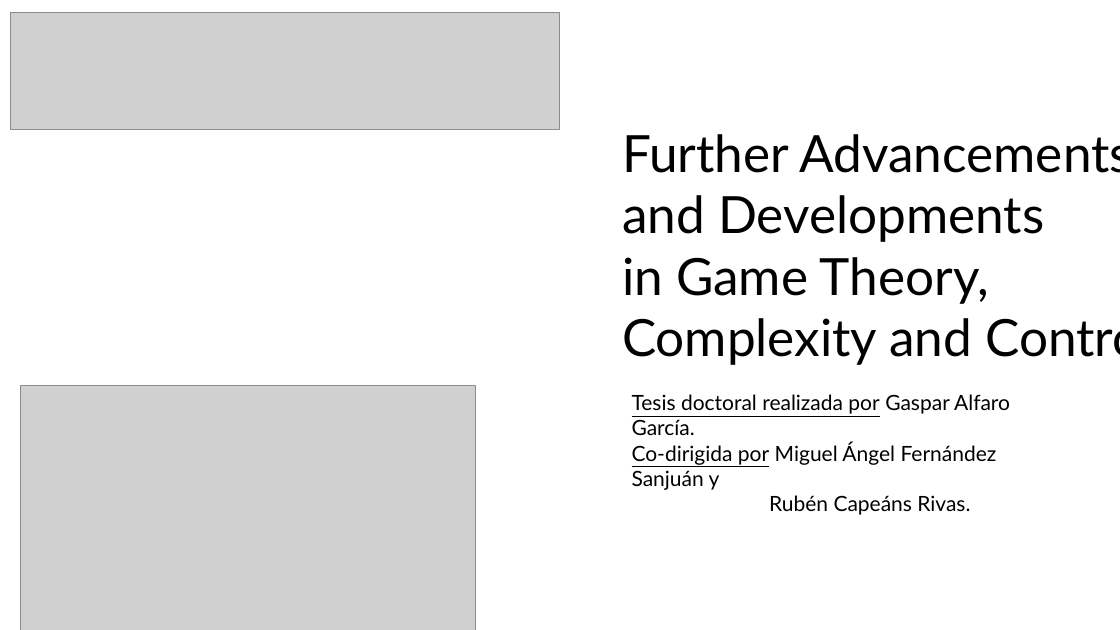
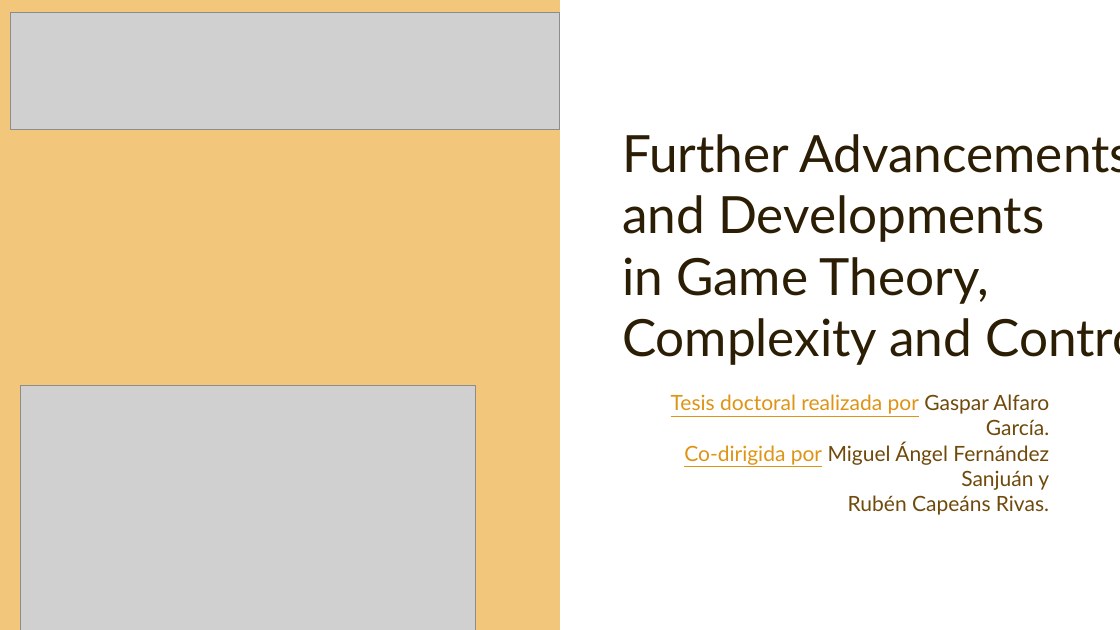
Before and after one commit to gasparalfaro/Tesis-Tesis, a slide deck: slide 1 of Presentacion/Thesis Presentation Gaspar Alfaro.pptx. Drawn at 1120x630 pixels with LibreOffice and Linux fonts; fonts in the diff are those of the drawing; grey boxes stand for pictures; background and template pictures are left out. Boxes give left, top, right and bottom in pixels: in the first picture for what was removed or moved away, otherwise in the second. Text is boxed around its words. In the diff, an @@ line names an element or a change of style, - is before the commit and + after.

```diff
--- a/Presentacion/Thesis Presentation Gaspar Alfaro.pptx
+++ b/Presentacion/Thesis Presentation Gaspar Alfaro.pptx
@@ rectangle added at <box>0,0,560,630</box>, fill #F2C67B @@
@@ text "Further Advancements" at <box>622,134,1120,365</box>: text colour #000000 to #2C1E04 @@
@@ text "Tesis doctoral realizada por Gaspar ..." at <box>671,394,1049,515</box>: text colour #000000 to #DE9415 in "Tesis doctoral realizada por", "Co-dirigida por"; text colour #000000 to #6F4A0B in "Gaspar Alfaro García.", "Miguel Ángel Fernández Sanjuán y", "Rubén Capeáns Rivas."; alignment left to right @@
```
Also in this commit, not shown: 39 slides added, 1 slide removed, 5 other files.
